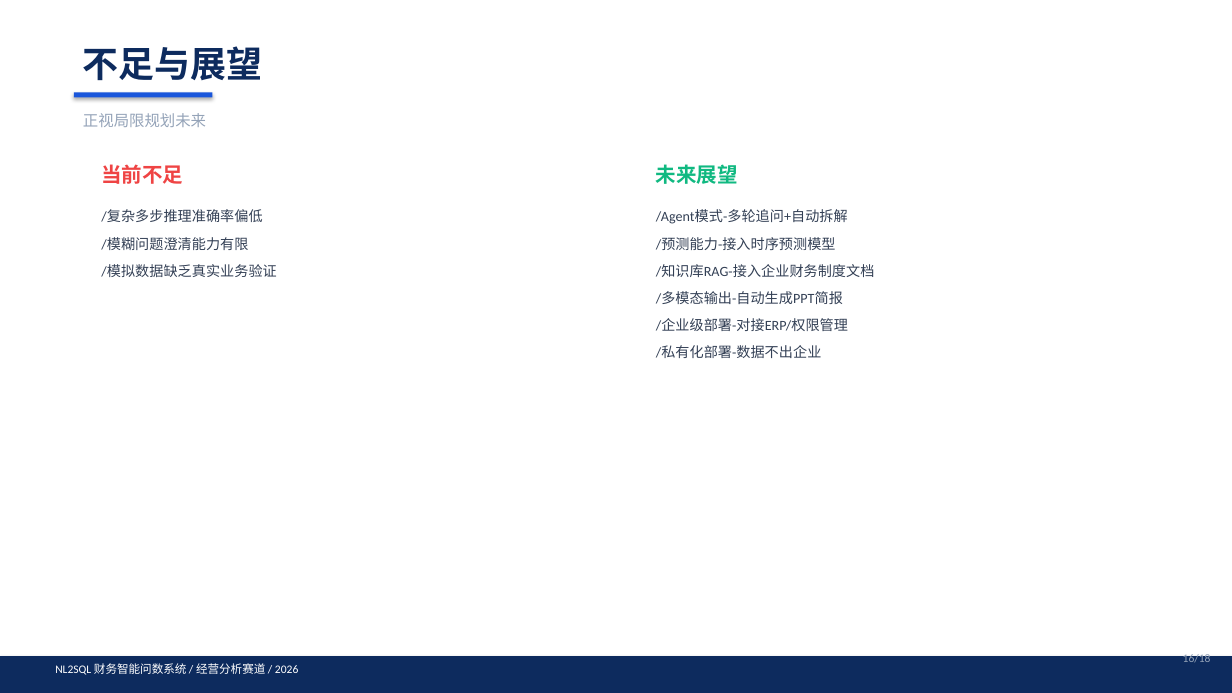
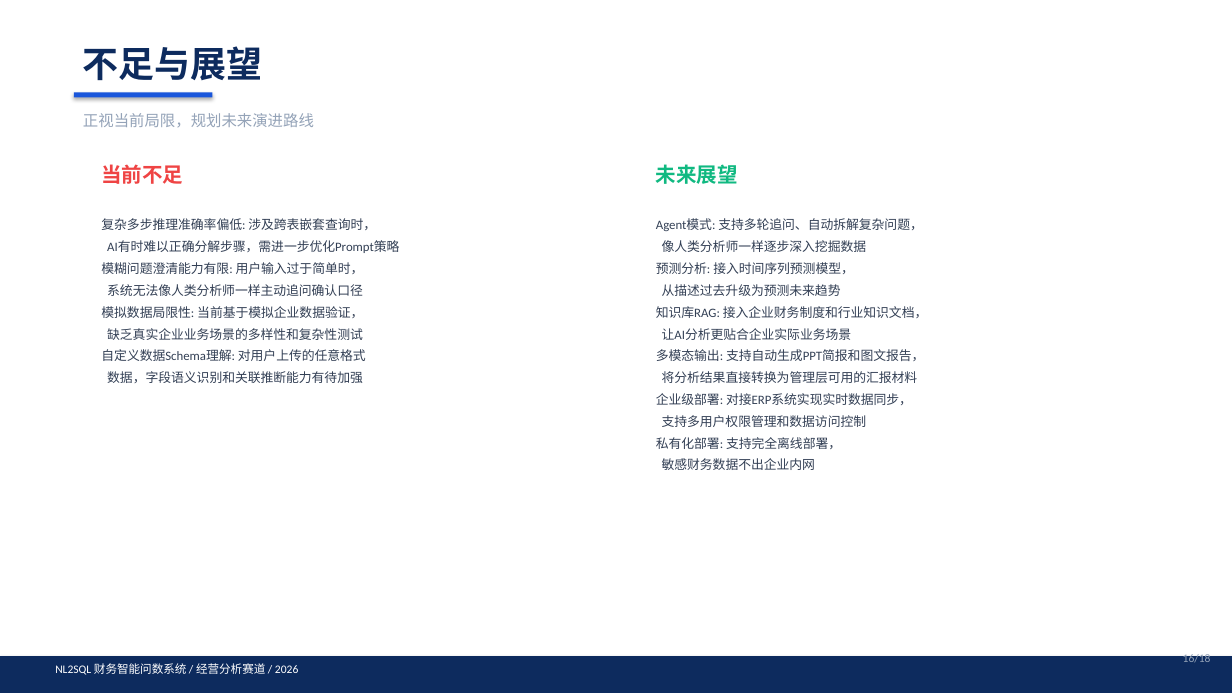
Before and after one commit to Jared-Nathan-Su/nlwsql-finance, a slide deck: slide 16 of docs/NL2SQL_答辩PPT.pptx. Drawn at 1232x693 pixels with LibreOffice and Linux fonts; fonts in the diff are those of the drawing. Boxes give left, top, right and bottom in pixels: in the first picture for what was removed or moved away, otherwise in the second. Text is boxed around its words. In the diff, an @@ line names an element or a change of style, - is before the commit and + after.

```diff
--- a/docs/NL2SQL_答辩PPT.pptx
+++ b/docs/NL2SQL_答辩PPT.pptx
@@ text at <box>83,113,314,127</box>: text changed @@
-正视局限规划未来
+正视当前局限，规划未来演进路线
@@ text at <box>101,218,399,383</box>: text changed; size 11 to 10 pt @@
-/复杂多步推理准确率偏低
-/模糊问题澄清能力有限
-/模拟数据缺乏真实业务验证
+复杂多步推理准确率偏低: 涉及跨表嵌套查询时，
+AI有时难以正确分解步骤，需进一步优化Prompt策略
+模糊问题澄清能力有限: 用户输入过于简单时，
+系统无法像人类分析师一样主动追问确认口径
+模拟数据局限性: 当前基于模拟企业数据验证，
+缺乏真实企业业务场景的多样性和复杂性测试
+自定义数据Schema理解: 对用户上传的任意格式
+数据，字段语义识别和关联推断能力有待加强
@@ text at <box>656,218,928,470</box>: text changed; size 11 to 10 pt @@
-/Agent模式-多轮追问+自动拆解
-/预测能力-接入时序预测模型
-/知识库RAG-接入企业财务制度文档
-/多模态输出-自动生成PPT简报
-/企业级部署-对接ERP/权限管理
-/私有化部署-数据不出企业
+Agent模式: 支持多轮追问、自动拆解复杂问题，
+像人类分析师一样逐步深入挖掘数据
+预测分析: 接入时间序列预测模型，
+从描述过去升级为预测未来趋势
+知识库RAG: 接入企业财务制度和行业知识文档，
+让AI分析更贴合企业实际业务场景
+多模态输出: 支持自动生成PPT简报和图文报告，
+将分析结果直接转换为管理层可用的汇报材料
+企业级部署: 对接ERP系统实现实时数据同步，
+支持多用户权限管理和数据访问控制
+私有化部署: 支持完全离线部署，
+敏感财务数据不出企业内网
```
Also in this commit, not shown: 4 other slides changed, 1 other file.
